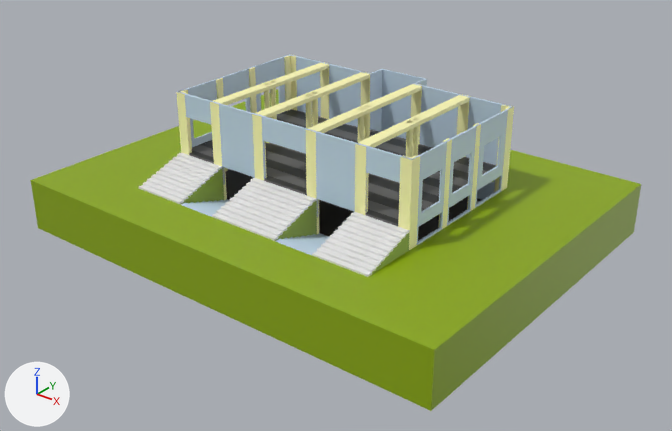
The glTF model public/Masjid.glb as it was, and as the next commit left it.
The view is the same before and after, from a 50 mm camera at (41.5, -52.5, 27.7) aimed at (1.6, -2.6, -3.3). Arrows for +X, +Y and +Z are at lower left; the lights stay in place. Where no turn or scale is listed for an object, it has been applied to the vertices. Vertices at the same position are counted once.

The first picture shows 'BC', 'BS', 'BS.001', 'Ground', 'MainWall_1st', 'Mainpillar', 'Stairs', 'UGFloor', 'floor', 'frontStairs', 'stairsWall'.
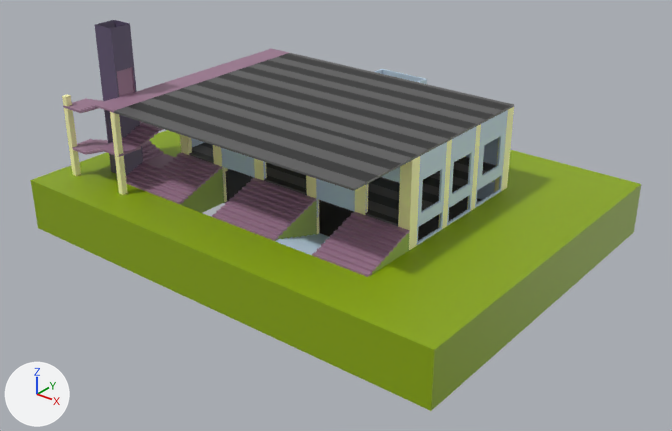
Location of each change, [x1, y1, x2, y2] in pixels of the pictures (672 x 431 px):
'floor.001', added
    after: [114, 53, 514, 191]
    faces in mat_floor1 (dark grey #5c5c5c): [114, 53, 514, 191]
    faces in mat_floor2 (black #292929): [127, 54, 511, 182]
'frontStairs', recoloured (white to purple)
    both: [138, 153, 410, 277]
'stairs', added (purple)
    after: [63, 49, 289, 161]
'Lift', added (purple)
    after: [95, 20, 143, 175]
    faces in mat_lift (dark purple #605470): [95, 20, 143, 175]
    faces in mat_stairs (purple #9e7992): [117, 67, 135, 97]
'liftBeam', added (beige)
    after: [62, 95, 128, 195]
'Stairs', reshaped
    before: [181, 199, 330, 256]
    after: [275, 233, 330, 256]
'frontStairs.001', added (purple)
    after: [126, 153, 173, 188]
part 1 of me_cube_007, deleted
    before: [181, 201, 223, 217]
part 2 of me_cube_007, deleted
    before: [212, 199, 230, 206]
'MainWall_1st', unchanged, covered by the edit
    before: [178, 54, 513, 245]
    after: [191, 69, 509, 245]
'BS', unchanged, covered by the edit
    before: [210, 62, 471, 234]
    after: [213, 145, 466, 234]
'Mainpillar', unchanged, covered by the edit
    before: [264, 81, 419, 157]

Edits to the bpy script that builds the scene:
```text
Add mat_stairs:
    mat_stairs = principled_material('stairs')
    mat_stairs.base_color = (0.344, 0.192, 0.287)  # purple #9e7992
Add mat_lift:
    mat_lift = principled_material('Lift')
    mat_lift.base_color = (0.117, 0.0887, 0.163)  # dark purple #605470
Change me_cube_007:
    where me_cube_007.from_pydata(...)  # 104 vertices, 192 faces; spans x -6.41..6.41, y -11.3..-6.43, z -3.12..-1.66
    used by ob_stairs; location = (-0.19, 0.39, -0.09)
    me_cube_007 part 1: the loose piece of 32 vertices spanning x -6.41..-2.99, y -11.3..-8.26, z -2.58..-1.66 is deleted
    me_cube_007 part 2: the loose piece of 20 vertices spanning x -6.41..-2.99, y -8.26..-6.43, z -3.12..-2.58 is deleted
Change me_cube_011:
    where me_cube_011.from_pydata(...)  # 294 vertices, 600 faces; spans x -11.0..11.0, y -4.3..0.2, z -1.4..0.2
    add me_cube_011.materials.append(mat_stairs)  # purple #9e7992
Add me_cube_003:
    me_cube_003.from_pydata(...)  # a box spanning x -0.23..0.23, y -0.23..0.23, z 0.0..6.55; a box spanning x -5.88..-5.42, y -0.23..0.23, z 0.0..6.55; a box spanning x -5.88..-5.42, y 5.42..5.88, z 0.0..6.55
    me_cube_003.materials.append(mat_beam)  # beige #fffcb7
Add me_cube_006:
    me_cube_006.from_pydata(...)  # 24 vertices, 40 faces; spans x -0.92..0.92, y -0.92..0.92, z -6.35..5.5
    # faces by material slot: [30, 10]
    me_cube_006.materials.append(mat_lift)  # dark purple #605470
    me_cube_006.materials.append(mat_stairs)  # purple #9e7992
Add me_plane_001:
    me_plane_001.from_pydata(...)  # 108 vertices, 216 faces; spans x -11.0..11.0, y -12.8..6.6, z -0.1..0.1
    # faces by material slot: [184, 32]
    me_plane_001.materials.append(mat_floor1)  # dark grey #5c5c5c
    me_plane_001.materials.append(mat_floor2)  # black #292929
Add me_cube_033:
    me_cube_033.from_pydata(...)  # 262 vertices, 416 faces; spans x -3.7..2.4, y -5.1..14.3, z -3.3..2.5
    me_cube_033.materials.append(mat_stairs)  # purple #9e7992
Add me_cube_001:
    me_cube_001.from_pydata(...)  # 38 vertices, 72 faces; spans x -1.15..0.98, y -0.23..4.34, z -0.08..0.84
    me_cube_001.materials.append(mat_stairs)  # purple #9e7992
Add ob_liftbeam:
    ob_liftbeam = bpy.data.objects.new('liftBeam', me_cube_003)
    ob_liftbeam.location = (-11.43, -12.21, -1.69)
Add ob_lift:
    ob_lift = bpy.data.objects.new('Lift', me_cube_006)
    ob_lift.location = (-14.25, -9.39, 4.79)
Add ob_floor_001:
    ob_floor_001 = bpy.data.objects.new('floor.001', me_plane_001)
    ob_floor_001.location = (-0.19, 0.39, 4.94)
Add ob_stairs_1:
    ob_stairs_1 = bpy.data.objects.new('stairs', me_cube_033)
    ob_stairs_1.location = (-13.56, -7.39, 2.52)
Add ob_frontstairs_001:
    ob_frontstairs_001 = bpy.data.objects.new('frontStairs.001', me_cube_001)
    ob_frontstairs_001.location = (-12.18, -10.68, -1.61)
```
